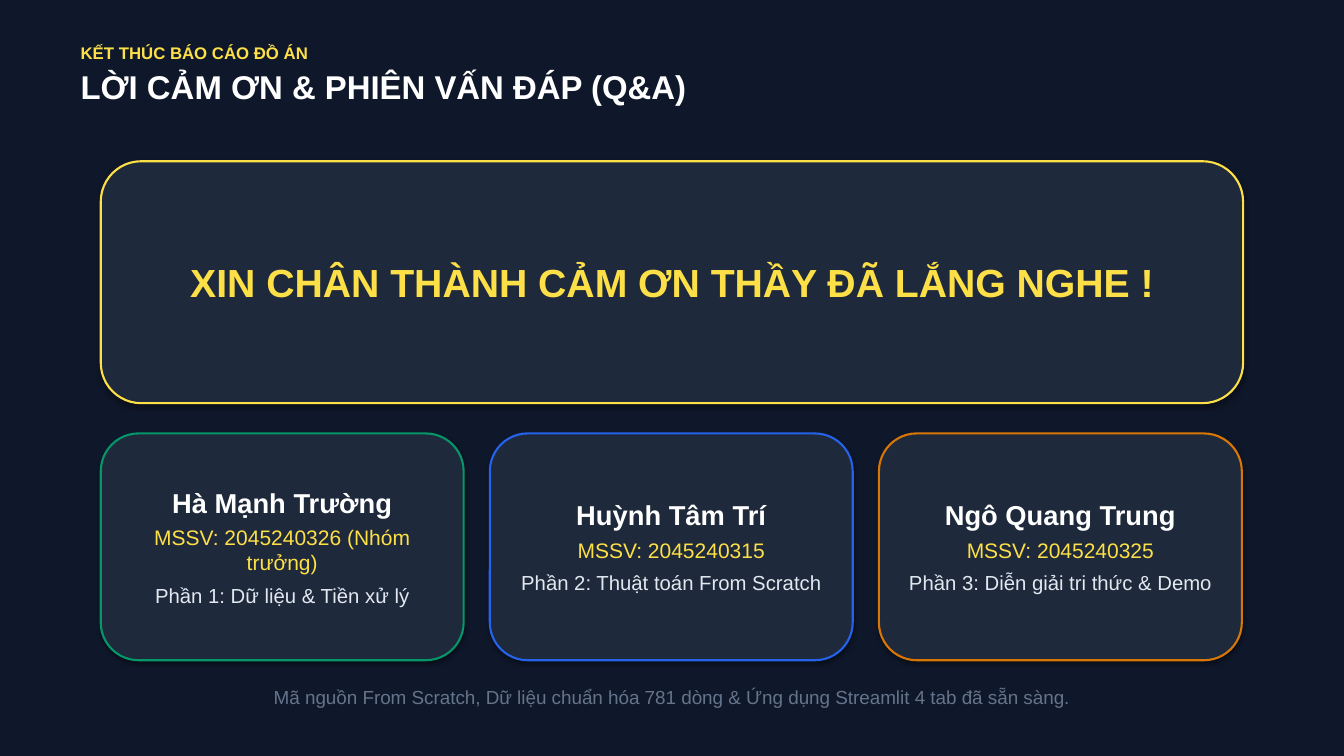
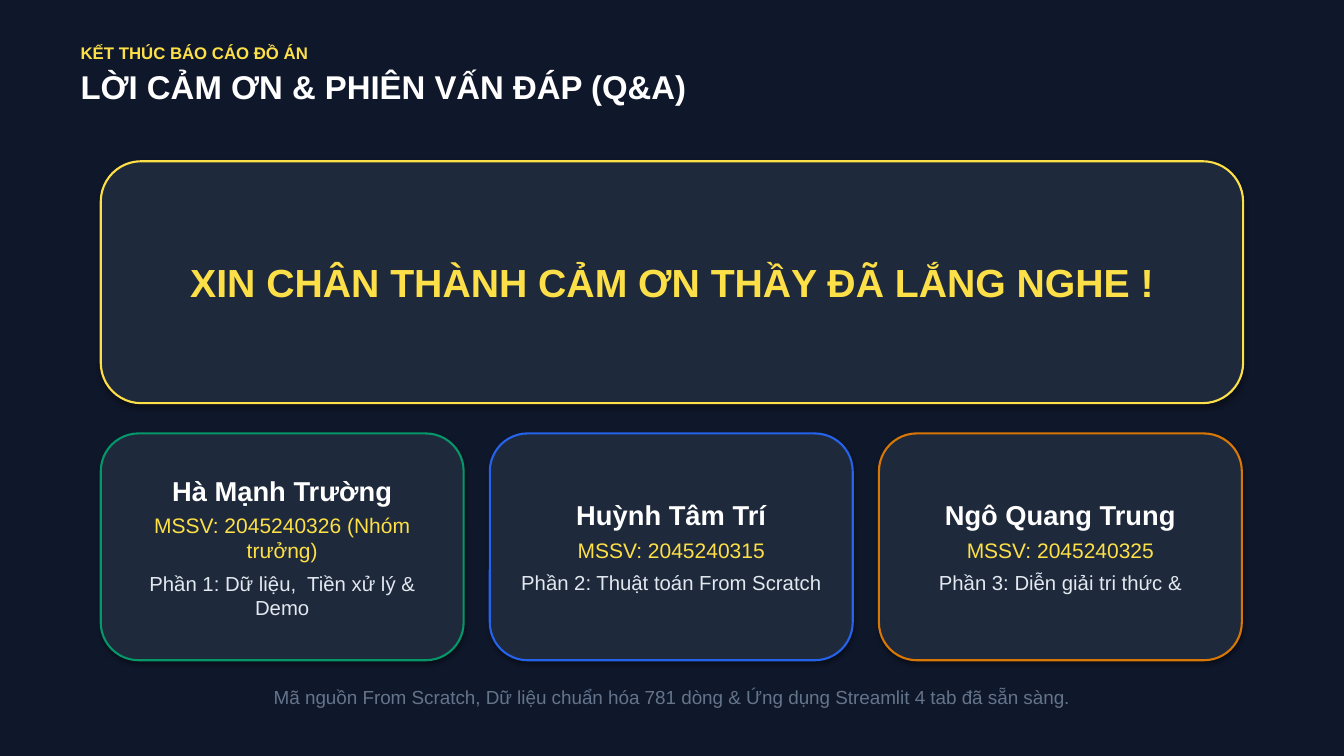
Before and after one commit to mtzwyu/world-happiness-clustering, a slide deck: slide 17 of Nhom12_BaoCao_Slides.pptx. Drawn at 1344x756 pixels with LibreOffice and Linux fonts; fonts in the diff are those of the drawing. Boxes give left, top, right and bottom in pixels: in the first picture for what was removed or moved away, otherwise in the second. Text is boxed around its words. In the diff, an @@ line names an element or a change of style, - is before the commit and + after.

Commit message:
báo cáo: cập nhật bản chỉnh sửa chính thức báo cáo Word, bản PDF và slide thuyết trình

```diff
--- a/Nhom12_BaoCao_Slides.pptx
+++ b/Nhom12_BaoCao_Slides.pptx
@@ text "Hà Mạnh Trường": place and size @@
-text "Hà Mạnh Trường" at (154,493,410,607)
+text "Hà Mạnh Trường" at (149,481,410,615)
@@ text "Ngô Quang Trung": place and size @@
-text "Ngô Quang Trung" at (909,504,1211,594)
+text "Ngô Quang Trung" at (939,504,1176,594)
@@ text at (149,575,396,615): text changed @@
-Phần 1: Dữ liệu & Tiền xử lý
+Phần 1: Dữ liệu, Tiền xử lý & Demo
@@ text at (939,575,1163,594): text changed @@
-Phần 3: Diễn giải tri thức & Demo
+Phần 3: Diễn giải tri thức &
```
Also in this commit, not shown: 4 other slides changed, 5 other files.
